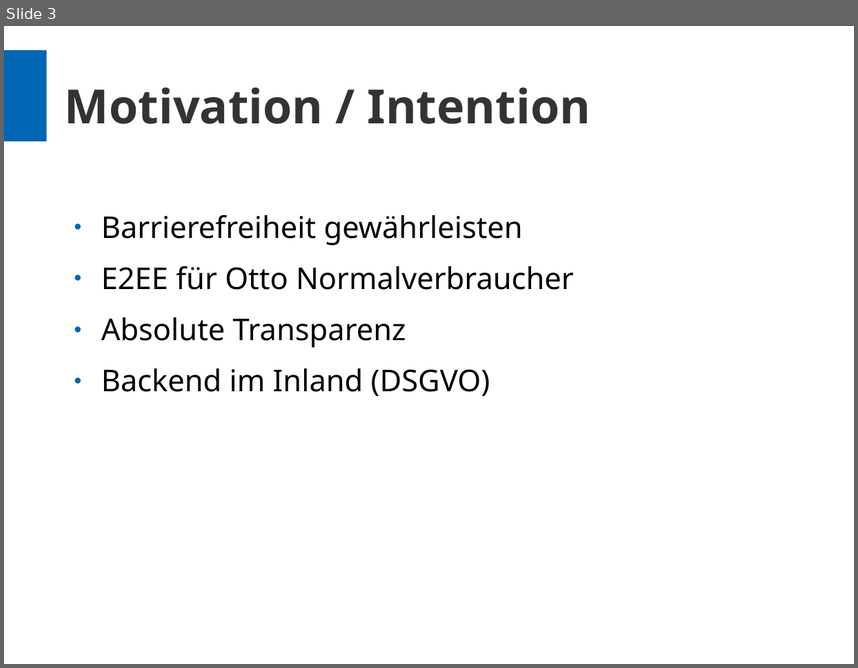
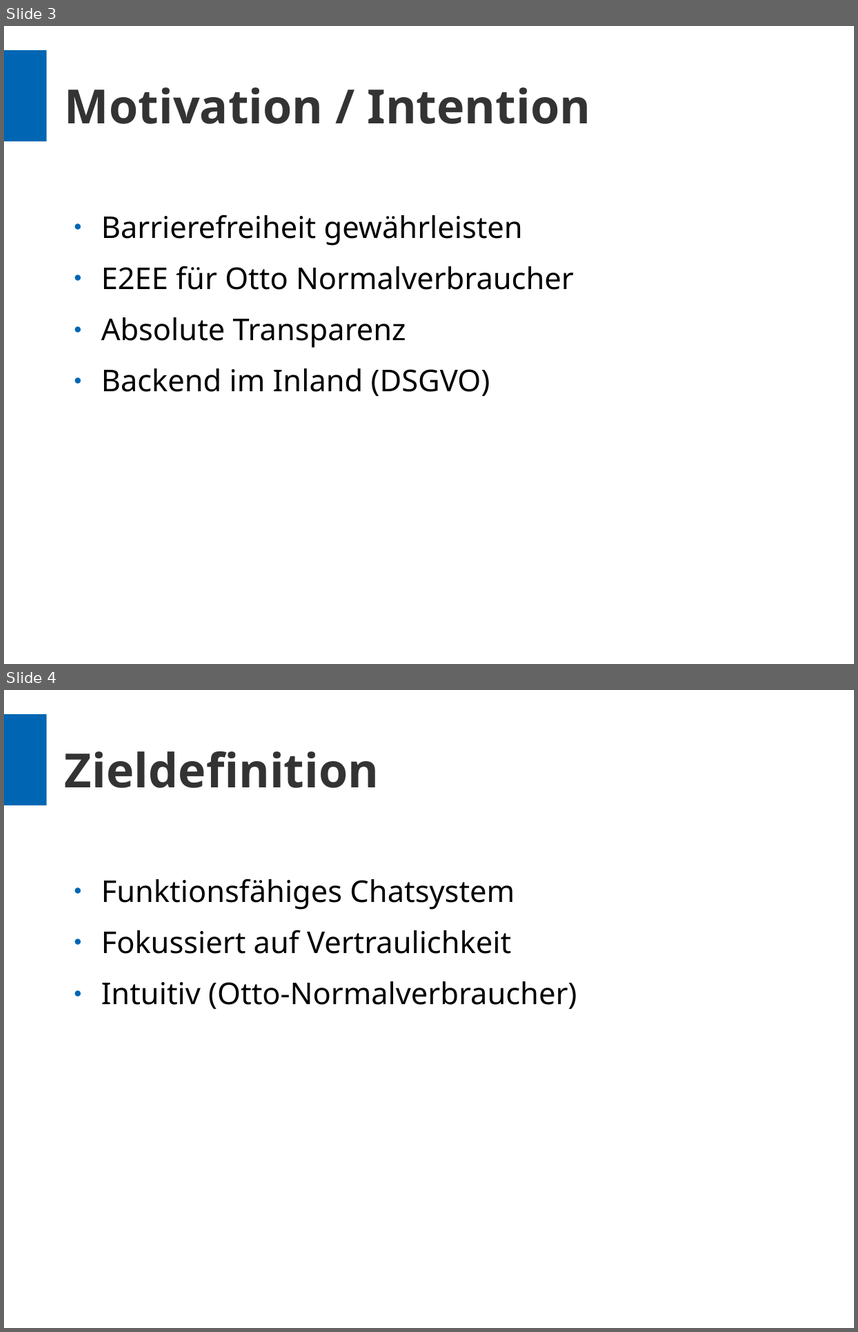
Before and after one commit to bu7z/SicherInAlbstadt, a slide deck: praesi/web2_praesi.odp. Shown one above the other, each under a label of ours: slide 3 before the commit, slides 3 and 4 after it. The pictures are 858x668 and 858x1332 pixels, drawn with LibreOffice and Linux fonts; fonts in the diff are those of the drawing; background and template pictures are left out. Boxes give left, top, right and bottom in pixels: in the first picture for what was removed or moved away, otherwise in the second. Text is boxed around its words. In the diff, an @@ line names an element or a change of style, - is before the commit and + after.

```diff
--- a/praesi/web2_praesi.odp
+++ b/praesi/web2_praesi.odp
@@ slide 4 added at (4, 690, 854, 1328), background #FFFFFF; not listed: 1 template element that a slide beside it also shows @@
@@ title added at (65, 751, 379, 788), 44 pt, text #333333, bold @@
+Zieldefinition
@@ text added at (101, 878, 577, 1009), 28 pt, text #000000 @@
+● Funktionsfähiges Chatsystem
+● Fokussiert auf Vertraulichkeit
+● Intuitiv (Otto-Normalverbraucher)
```
Also in this commit, not shown: 6 slides changed, 3 other slides added, 1 slide removed, 4 other files.
